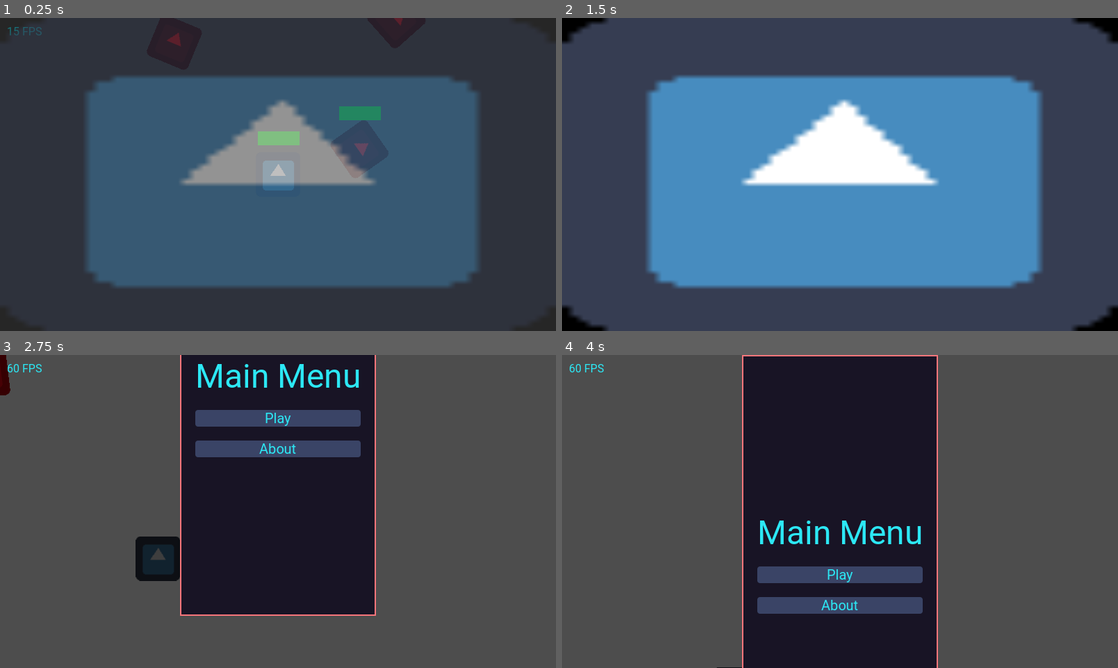
Above: before the commit, frames 1-4 (two rows, left to right).
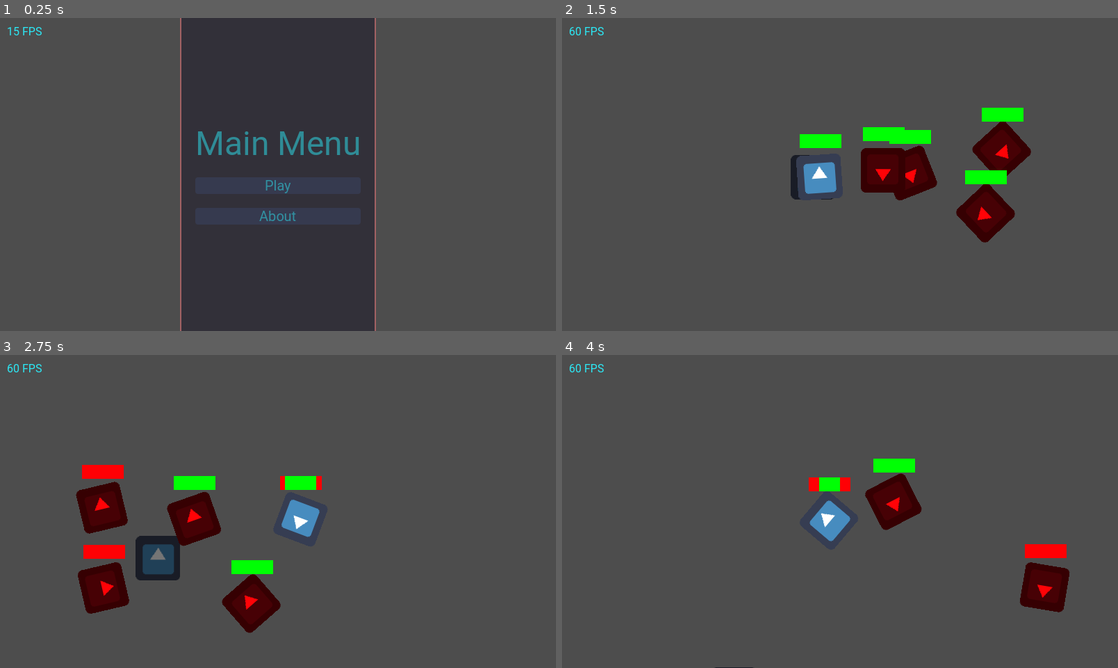
Above: after the commit, the same moments.

Repository: Bloodyaugust/ld-54
Game: Godot game, scene res://scenes/main.tscn
Same seed, same stepped clock (60 frames per second), same inputs: the game is played once before the commit and once after it. The engine's default icon, where the game draws it, is replaced by a stand-in: a white triangle on a blue panel in a dark square.
Inputs (mouse positions are in pixels of both pictures, inside the frame that each line leads up to):
- Up to frame 1 (0.25 s): no input
- Up to frame 2 (1.5 s): click (840, 187) at 0.5 s, where only the run after the commit has a clickable "Play"; tap Enter at 1.25 s; move the mouse to (962, 158) at 1.27 s; hold Right (ui_right) from 1.28 s (still down); click (962, 158) at 1.42 s
- Up to frame 3 (2.75 s): release Right (ui_right) at 2 s; drag from (166, 527) to (150, 452) at 2.02 s
- Up to frame 4 (4 s): click (840, 417) at 2.75 s, where only the run before the commit has a clickable "Play"; move the mouse to (895, 442) at 3.52 s; hold Right (ui_right) from 3.53 s (still down); click (895, 442) at 3.67 s

The runs differ from the first frame. In frame 1, 89% of the frame differs, in the area x 0-100%, y 0-100%; in frame 2, 50%; in frame 3, 33%; in frame 4, 37%.

Commit message:
Move player, camera, enemies to Run scene
- Add logic to close the game loop

Diff:
--- a/autoloads/Store.gd
+++ b/autoloads/Store.gd
@@ -1,6 +1,7 @@
 extends Node
 
 const PersistentStore := preload("res://scripts/classes/PersistentStore.gd")
+const RUN_SCENE: PackedScene = preload("res://scenes/run.tscn")
 
 signal state_changed(state_key, substate)
 
@@ -8,11 +9,17 @@
 var state: Dictionary = {
   "client_view": ViewController.CLIENT_VIEWS.NONE,
   "game": "",
+  "debug": true,
  }
+
+func end_game() -> void:
+  ViewController.set_client_view(ViewController.CLIENT_VIEWS.MAIN_MENU, ViewController.TRANSITION_TYPES.FADE)
+  set_state("game", GameConstants.GAME_OVER)
 
 func start_game() -> void:
   ViewController.set_client_view(ViewController.CLIENT_VIEWS.NONE)
   set_state("game", GameConstants.GAME_STARTING)
+  $"/root".add_child(RUN_SCENE.instantiate())
 
 func save_persistent_store() -> void:
   if ResourceSaver.save(persistent_store, ClientConstants.CLIENT_PERSISTENT_STORE_PATH) != OK:
@@ -26,7 +33,10 @@
 func _initialize():
   set_state("game", GameConstants.GAME_OVER)
 
-  (func(): ViewController.set_client_view(ViewController.CLIENT_VIEWS.SPLASH, ViewController.TRANSITION_TYPES.FADE)).call_deferred()
+  if (state.debug):
+    (func(): ViewController.set_client_view(ViewController.CLIENT_VIEWS.MAIN_MENU, ViewController.TRANSITION_TYPES.FADE)).call_deferred()
+  else:
+    (func(): ViewController.set_client_view(ViewController.CLIENT_VIEWS.SPLASH, ViewController.TRANSITION_TYPES.FADE)).call_deferred()
 
 func _ready():
   if FileAccess.file_exists(ClientConstants.CLIENT_PERSISTENT_STORE_PATH):
--- a/lib/BetterCam.tscn
+++ b/lib/BetterCam.tscn
@@ -1,18 +1,18 @@
-[gd_scene load_steps=3 format=2]
+[gd_scene load_steps=3 format=3 uid="uid://b2udgr1psl1sj"]
 
-[ext_resource path="res://lib/better_cam.gd" type="Script" id=1]
+[ext_resource type="Script" path="res://lib/better_cam.gd" id="1"]
 
-[sub_resource type="Curve" id=1]
-_data = [ Vector2( 0, 0 ), 0.0, 0.0, 0, 0, Vector2( 1, 1 ), 1.4, 0.0, 0, 0 ]
+[sub_resource type="Curve" id="1"]
+_data = [Vector2(0, 0), 0.0, 0.0, 0, 0, Vector2(1, 1), 1.4, 0.0, 0, 0]
+point_count = 2
 
 [node name="BetterCam" type="Camera2D"]
-current = true
-script = ExtResource( 1 )
+script = ExtResource("1")
 camera_follow_speed = 100.0
 camera_target_speed = 100.0
 camera_zoom_speed = 0.05
 key_movement = true
-follow_curve = SubResource( 1 )
+follow_curve = SubResource("1")
 follow_delta = 0.25
 mouse_drag = true
 zoom_follow_scalar = 0.25
--- a/scenes/main.tscn
+++ b/scenes/main.tscn
@@ -1,14 +1,11 @@
-[gd_scene load_steps=10 format=3 uid="uid://bfjaqu2i4i63i"]
+[gd_scene load_steps=7 format=3 uid="uid://bfjaqu2i4i63i"]
 
 [ext_resource type="Script" path="res://views/FPS.gd" id="1"]
-[ext_resource type="PackedScene" uid="uid://vqyckwxhkax0" path="res://actors/Player.tscn" id="1_4pt6e"]
 [ext_resource type="Texture2D" uid="uid://4typrc2p2rra" path="res://icon.png" id="2"]
 [ext_resource type="Theme" uid="uid://co811ue55i33m" path="res://resources/base_theme.tres" id="2_1ffbx"]
 [ext_resource type="Script" path="res://views/MainMenu.gd" id="4"]
-[ext_resource type="PackedScene" path="res://lib/BetterCam.tscn" id="5"]
 [ext_resource type="Script" path="res://views/Splash.gd" id="6"]
 [ext_resource type="Script" path="res://views/About.gd" id="7_xk6j8"]
-[ext_resource type="PackedScene" uid="uid://c5key3a0qe5jr" path="res://actors/enemies/BasicKamikaze.tscn" id="9_vjdrj"]
 
 [node name="Node2D" type="Node2D"]
 
@@ -121,22 +118,3 @@
 unique_name_in_owner = true
 layout_mode = 2
 text = "Main Menu"
-
-[node name="BetterCam" parent="." groups=["better_camera"] instance=ExtResource("5")]
-key_movement = false
-mouse_drag = false
-zoom_max = 1.0
-
-[node name="Player" parent="." instance=ExtResource("1_4pt6e")]
-
-[node name="Sprite2D" type="Sprite2D" parent="."]
-modulate = Color(0.243137, 0.243137, 0.243137, 1)
-texture = ExtResource("2")
-
-[node name="Enemy" parent="." instance=ExtResource("9_vjdrj")]
-
-[node name="Enemy2" parent="." instance=ExtResource("9_vjdrj")]
-position = Vector2(-267, -152)
-
-[node name="Enemy3" parent="." instance=ExtResource("9_vjdrj")]
-position = Vector2(53, -187)
--- /dev/null
+++ b/scenes/run.tscn
@@ -0,0 +1,31 @@
+[gd_scene load_steps=6 format=3 uid="uid://s5pif0aogjhp"]
+
+[ext_resource type="Script" path="res://scripts/controllers/RunController.gd" id="1_1bbyh"]
+[ext_resource type="PackedScene" uid="uid://b2udgr1psl1sj" path="res://lib/BetterCam.tscn" id="1_a1miq"]
+[ext_resource type="PackedScene" uid="uid://vqyckwxhkax0" path="res://actors/Player.tscn" id="2_yl1sk"]
+[ext_resource type="Texture2D" uid="uid://4typrc2p2rra" path="res://icon.png" id="3_jcd7f"]
+[ext_resource type="PackedScene" uid="uid://c5key3a0qe5jr" path="res://actors/enemies/BasicKamikaze.tscn" id="5_efuvt"]
+
+[node name="run" type="Node2D"]
+script = ExtResource("1_1bbyh")
+
+[node name="BetterCam" parent="." groups=["better_camera"] instance=ExtResource("1_a1miq")]
+
+[node name="Player" parent="." instance=ExtResource("2_yl1sk")]
+unique_name_in_owner = true
+
+[node name="Sprite2D" type="Sprite2D" parent="."]
+modulate = Color(0.458824, 0.458824, 0.458824, 1)
+texture = ExtResource("3_jcd7f")
+
+[node name="Enemy" parent="." instance=ExtResource("5_efuvt")]
+position = Vector2(-55, 184)
+
+[node name="Enemy2" parent="." instance=ExtResource("5_efuvt")]
+position = Vector2(116, 124)
+
+[node name="Enemy3" parent="." instance=ExtResource("5_efuvt")]
+position = Vector2(94, -27)
+
+[node name="Enemy4" parent="." instance=ExtResource("5_efuvt")]
+position = Vector2(-143, -114)
--- /dev/null
+++ b/scripts/controllers/RunController.gd
@@ -0,0 +1,13 @@
+extends Node2D
+
+@onready var _player: Node2D = %Player.get_child(0)
+
+func _on_player_died() -> void:
+  await get_tree().create_timer(2).timeout
+
+  Store.end_game()
+  queue_free()
+
+func _ready():
+  _player.died.connect(_on_player_died)
+  (func(): Store.set_state("game", GameConstants.GAME_IN_PROGRESS)).call_deferred()
--- a/views/Splash.gd
+++ b/views/Splash.gd
@@ -5,12 +5,14 @@
 func _ready():
   ViewController.register_view(ViewController.CLIENT_VIEWS.SPLASH, self)
 
-  await get_tree().create_timer(2).timeout
+  if !Store.state.debug:
+    await get_tree().create_timer(2).timeout
 
-  if !_skipped:
-    ViewController.set_client_view(ViewController.CLIENT_VIEWS.MAIN_MENU)
+    if !_skipped:
+      ViewController.set_client_view(ViewController.CLIENT_VIEWS.MAIN_MENU)
 
 func _unhandled_input(event):
-  if event is InputEventKey && !event.pressed && event.keycode == KEY_ESCAPE:
-    _skipped = true
-    ViewController.set_client_view(ViewController.CLIENT_VIEWS.MAIN_MENU)
+  if !Store.state.debug:
+    if event is InputEventKey && !event.pressed && event.keycode == KEY_ESCAPE:
+      _skipped = true
+      ViewController.set_client_view(ViewController.CLIENT_VIEWS.MAIN_MENU)
